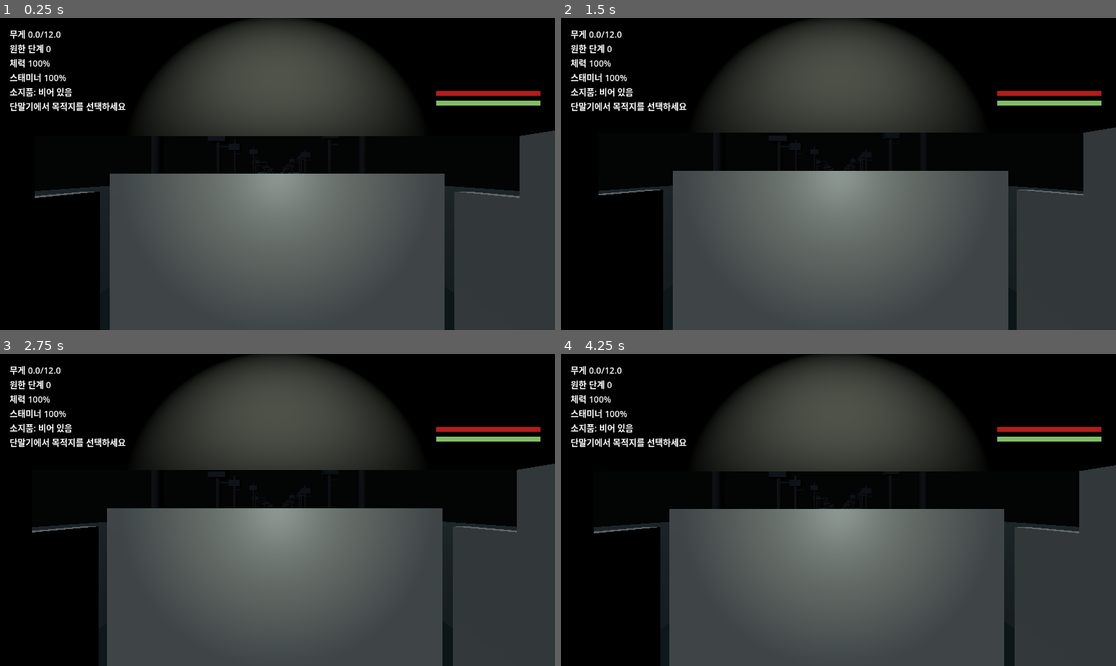
Above: before the commit, frames 1-4 (two rows, left to right).
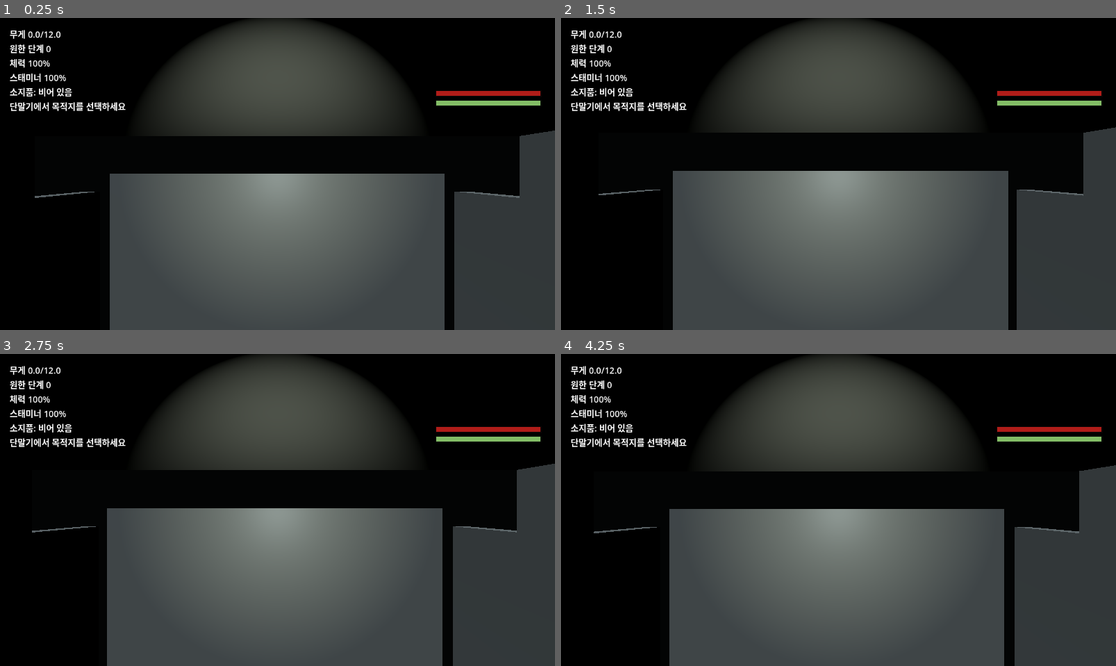
Above: after the commit, the same moments.

Repository: JJonyeok2/K_horror_game
Game: Godot game, scene res://scenes/Main.tscn
The game is run twice, just before and just after one commit, with the same random seed, the same clock (stepped at 60 frames per second) and the same inputs.
Inputs (mouse positions are in pixels of both pictures, inside the frame that each line leads up to):
- Up to frame 1 (0.25 s): no input
- Up to frame 2 (1.5 s): tap Enter at 0.5 s; move the mouse to (866, 174) at 0.52 s; hold G (drop_item) 0.53-1.28 s; hold W (move_forward) from 0.53 s (still down); tap Space (jump) at 0.77 s; move the mouse to (810, 174) at 1.27 s; tap E (interact) at 1.35 s
- Up to frame 3 (2.75 s): keep holding W (move_forward); tap Space (jump) at 1.52 s; move the mouse to (288, 503) at 2.02 s; hold Shift (sprint) from 2.03 s (still down)
- Up to frame 4 (4.25 s): keep holding W (move_forward); move the mouse to (832, 516) at 2.77 s; release Shift (sprint) at 2.78 s; tap G (drop_item) at 2.85 s; tap Space (jump) at 3.02, 3.77 s; move the mouse to (877, 513) at 3.52 s; tap E (interact) at 3.6 s

The runs differ from the first frame. In frame 1, 1.5% of the frame differs, in the area x 6-94%, y 49-89%; in frame 2, 1.3%; in frame 3, 1.4%; in frame 4, 1.5%.

Commit message:
fix: hide estate world while inside bongo hub

Diff:
--- a/scripts/game/main.gd
+++ b/scripts/game/main.gd
@@ -24,6 +24,11 @@
 const MAP_SETTLEMENT_OFFICE := "settlement_office"
 const MAP_BONGO_TRAVEL := "bongo_travel"
 const BONGO_TRAVEL_SECONDS: float = 0.55
+const WORLD_SCOPE_ESTATE := "estate"
+const WORLD_SCOPE_BONGO_BODY := "bongo_body"
+const WORLD_SCOPE_BONGO_HUB_ONLY := "bongo_hub_only"
+const WORLD_SCOPE_BONGO_DEPARTURE := "bongo_departure"
+const WORLD_SCOPE_SETTLEMENT := "settlement"
 
 var player: Node
 var quota := QuotaTracker.new(800)
@@ -51,6 +56,7 @@
 var pending_cargo_items: Array[ArtifactDefinition] = []
 var _stored_cargo_visual_index: int = 0
 var _bongo_travel_elapsed: float = 0.0
+var _world_map_root: Node3D
 
 func _ready() -> void:
 	audio_director = AudioDirectorScript.new()
@@ -58,8 +64,10 @@
 	_configure_world()
 	_create_scene_lighting()
 	var map := JonggaEstateBuilder.new()
+	_world_map_root = map
 	add_child(map)
 	map.build(self)
+	_refresh_world_scope_visibility()
 	_update_bongo_hub_exit_state()
 	player = PlayerScene.instantiate()
 	add_child(player)
@@ -774,6 +782,7 @@
 	bongo_travel_destination_id = destination_id
 	current_map_id = MAP_BONGO_TRAVEL
 	_bongo_travel_elapsed = 0.0
+	_refresh_world_scope_visibility()
 	_update_bongo_hub_exit_state()
 	if player != null:
 		player.set("movement_enabled", false)
@@ -801,6 +810,7 @@
 	current_map_id = destination_id
 	_count_map_travel()
 	_finish_startup_for_travel()
+	_refresh_world_scope_visibility()
 	_update_bongo_hub_exit_state()
 	_move_player_to(_player_position_for_map(destination_id))
 	_hide_threat_manifestation()
@@ -826,11 +836,69 @@
 	var blocker := find_child(BongoVanPlanScript.HUB_REAR_DOOR_BLOCKER_NAME, true, false) as StaticBody3D
 	if blocker == null:
 		return
-	var closed := current_map_id != MAP_JONGGA_ESTATE
+	var bongo_body_active := current_map_id == MAP_BONGO_HUB or current_map_id == MAP_JONGGA_ESTATE or current_map_id == MAP_BONGO_TRAVEL
+	var closed := bongo_body_active and current_map_id != MAP_JONGGA_ESTATE
 	blocker.visible = closed
 	var collision := blocker.find_child("CollisionShape3D", true, false) as CollisionShape3D
 	if collision != null:
 		collision.disabled = not closed
+
+func _refresh_world_scope_visibility() -> void:
+	if _world_map_root == null:
+		return
+	for child in _world_map_root.get_children():
+		var scope := _world_scope_for_node(child)
+		if scope == "":
+			continue
+		_set_world_branch_active(child, _scope_allows_current_map(scope))
+
+func _world_scope_for_node(node: Node) -> String:
+	var label := str(node.name)
+	if label == BongoVanPlanScript.SETTLEMENT_STATION_NAME:
+		return WORLD_SCOPE_SETTLEMENT
+	if label.begins_with("SettlementOffice"):
+		return WORLD_SCOPE_SETTLEMENT
+	if label == BongoVanPlanScript.RETURN_ZONE_NAME:
+		return WORLD_SCOPE_ESTATE
+	if label.begins_with("BongoMapSelector") or label.begins_with("BongoSettlementMapSelector"):
+		return WORLD_SCOPE_BONGO_HUB_ONLY
+	if label.begins_with(BongoVanPlanScript.DEPARTURE_BUTTON_NAME):
+		return WORLD_SCOPE_BONGO_DEPARTURE
+	if label.begins_with("Bongo"):
+		return WORLD_SCOPE_BONGO_BODY
+	return WORLD_SCOPE_ESTATE
+
+func _scope_allows_current_map(scope: String) -> bool:
+	match scope:
+		WORLD_SCOPE_ESTATE:
+			return current_map_id == MAP_JONGGA_ESTATE
+		WORLD_SCOPE_BONGO_BODY:
+			return current_map_id == MAP_BONGO_HUB or current_map_id == MAP_JONGGA_ESTATE or current_map_id == MAP_BONGO_TRAVEL
+		WORLD_SCOPE_BONGO_HUB_ONLY:
+			return current_map_id == MAP_BONGO_HUB
+		WORLD_SCOPE_BONGO_DEPARTURE:
+			return current_map_id == MAP_BONGO_HUB or current_map_id == MAP_JONGGA_ESTATE
+		WORLD_SCOPE_SETTLEMENT:
+			return current_map_id == MAP_SETTLEMENT_OFFICE
+	return true
+
+func _set_world_branch_active(node: Node, active: bool) -> void:
+	var spatial := node as Node3D
+	if spatial != null:
+		spatial.visible = active
+	var area := node as Area3D
+	if area != null:
+		area.monitoring = active
+		area.monitorable = active
+	for child in node.find_children("*", "Area3D", true, false):
+		var nested_area := child as Area3D
+		if nested_area != null:
+			nested_area.monitoring = active
+			nested_area.monitorable = active
+	for child in node.find_children("*", "CollisionShape3D", true, false):
+		var collision := child as CollisionShape3D
+		if collision != null:
+			collision.disabled = not active
 
 func _count_map_travel() -> void:
 	map_travel_count += 1
--- a/tests/scene/test_bongo_monitor_quota.gd
+++ b/tests/scene/test_bongo_monitor_quota.gd
@@ -15,6 +15,7 @@
 		await physics_frame
 
 	_assert_bongo_quota_monitor(main)
+	_assert_estate_world_hidden_in_bongo_hub(main)
 	await _assert_bongo_map_selector_starts_retrieval_map(main)
 	if _failed:
 		quit(1)
@@ -81,6 +82,7 @@
 	if player.global_position.distance_to(BongoVanPlanScript.PLAYER_START_POSITION) > 0.2:
 		_fail("Selected retrieval map should use the current bongo start point")
 		return
+	_assert_estate_world_visible_after_arrival(main)
 	if not bool(player.get("movement_enabled")):
 		_fail("Player should be able to move after selecting a retrieval map")
 		return
@@ -137,6 +139,7 @@
 	if int(main.get("pending_recovered_value")) != 70:
 		_fail("Pending cargo should stay loaded after returning to the bongo hub")
 		return
+	_assert_estate_world_hidden_in_bongo_hub(main)
 
 	var settlement_selector := main.find_child("BongoSettlementMapSelector", true, false)
 	if settlement_selector == null or not settlement_selector.has_method("interact"):
@@ -227,6 +230,36 @@
 	if abs(local_delta.x) > floor_size.x * 0.5 or abs(local_delta.z) > floor_size.z * 0.5:
 		_fail("Settlement office spawn is outside the enlarged floor")
 		return
+
+func _assert_estate_world_hidden_in_bongo_hub(main: Node) -> void:
+	if str(main.get("current_map_id")) != "bongo_hub":
+		return
+	for label in ["LongForestApproachRoad", "OuterEstateGate", "LargeInnerCourtyard"]:
+		var node := main.find_child(label, true, false) as Node3D
+		if node == null:
+			_fail("Missing estate visibility test node: %s" % label)
+			return
+		if node.visible:
+			_fail("%s should be hidden while the player is only inside the bongo hub" % label)
+			return
+		if _has_enabled_collision(node):
+			_fail("%s collision should be disabled while hidden in the bongo hub" % label)
+			return
+
+func _assert_estate_world_visible_after_arrival(main: Node) -> void:
+	if str(main.get("current_map_id")) != "jongga_estate":
+		return
+	for label in ["LongForestApproachRoad", "OuterEstateGate", "LargeInnerCourtyard"]:
+		var node := main.find_child(label, true, false) as Node3D
+		if node == null:
+			_fail("Missing estate arrival visibility test node: %s" % label)
+			return
+		if not node.visible:
+			_fail("%s should become visible after the bongo arrives at the estate" % label)
+			return
+		if not _has_enabled_collision(node):
+			_fail("%s collision should be enabled after arriving at the estate" % label)
+			return
 
 func _quota_monitor_text(root: Node) -> String:
 	for child in root.get_children():
@@ -258,6 +291,13 @@
 		return Vector3.ZERO
 	return shape.size
 
+func _has_enabled_collision(node: Node) -> bool:
+	for child in node.find_children("*", "CollisionShape3D", true, false):
+		var collision := child as CollisionShape3D
+		if collision != null and not collision.disabled:
+			return true
+	return false
+
 func _fail(message: String) -> void:
 	_failed = true
 	push_error(message)
--- a/tests/scene/test_estate_route_structure.gd
+++ b/tests/scene/test_estate_route_structure.gd
@@ -10,6 +10,10 @@
 	root.add_child(main)
 	for _i in range(90):
 		await physics_frame
+	await _travel_to_estate(main)
+	if _failed:
+		quit(1)
+		return
 
 	_assert_route_floor_coverage(main)
 	if _failed:
@@ -21,6 +25,16 @@
 		return
 	print("ESTATE_STRUCTURE_SMOKE: route floors, walls, and buildings present")
 	quit(0)
+
+func _travel_to_estate(main: Node) -> void:
+	if main.has_method("travel_to_retrieval_map"):
+		main.call("travel_to_retrieval_map", "jongga_estate")
+	for _i in range(90):
+		if str(main.get("current_map_id")) == "jongga_estate":
+			await physics_frame
+			return
+		await physics_frame
+	_fail("Estate route structure test could not travel to the estate map")
 
 func _assert_route_floor_coverage(main: Node) -> void:
 	var samples := {
--- a/tests/scene/test_korean_monster_ai.gd
+++ b/tests/scene/test_korean_monster_ai.gd
@@ -10,6 +10,10 @@
 	root.add_child(main)
 	for _i in range(90):
 		await physics_frame
+	await _travel_to_estate(main)
+	if _failed:
+		quit(1)
+		return
 
 	var player := main.get("player") as Node3D
 	if player == null:
@@ -31,6 +35,16 @@
 		return
 	print("KOREAN_MONSTER_AI: low-poly roster, navigation agents, and gimmicks verified")
 	quit(0)
+
+func _travel_to_estate(main: Node) -> void:
+	if main.has_method("travel_to_retrieval_map"):
+		main.call("travel_to_retrieval_map", "jongga_estate")
+	for _i in range(90):
+		if str(main.get("current_map_id")) == "jongga_estate":
+			await physics_frame
+			return
+		await physics_frame
+	_fail("Korean monster AI test could not travel to the estate map")
 
 func _assert_navigation_foundation(main: Node, player: Node3D) -> void:
 	if main.find_child("EstateNavigationRegion", true, false) == null:
--- a/tests/scene/test_threat_health_loop.gd
+++ b/tests/scene/test_threat_health_loop.gd
@@ -10,6 +10,10 @@
 	root.add_child(main)
 	for _i in range(12):
 		await physics_frame
+	await _travel_to_estate(main)
+	if _failed:
+		quit(1)
+		return
 
 	var player := main.get("player") as Node3D
 	if player == null:
@@ -37,6 +41,16 @@
 
 	print("THREAT_HEALTH_LOOP: zone gated ghost patterns and player_down")
 	quit(0)
+
+func _travel_to_estate(main: Node) -> void:
+	if main.has_method("travel_to_retrieval_map"):
+		main.call("travel_to_retrieval_map", "jongga_estate")
+	for _i in range(90):
+		if str(main.get("current_map_id")) == "jongga_estate":
+			await physics_frame
+			return
+		await physics_frame
+	_fail("Threat health loop test could not travel to the estate map")
 
 func _assert_stage_three_dokkaebi_stays_outside_gate(main: Node, player: Node3D) -> void:
 	player.global_position = Vector3(0.0, 1.34, 120.0)
